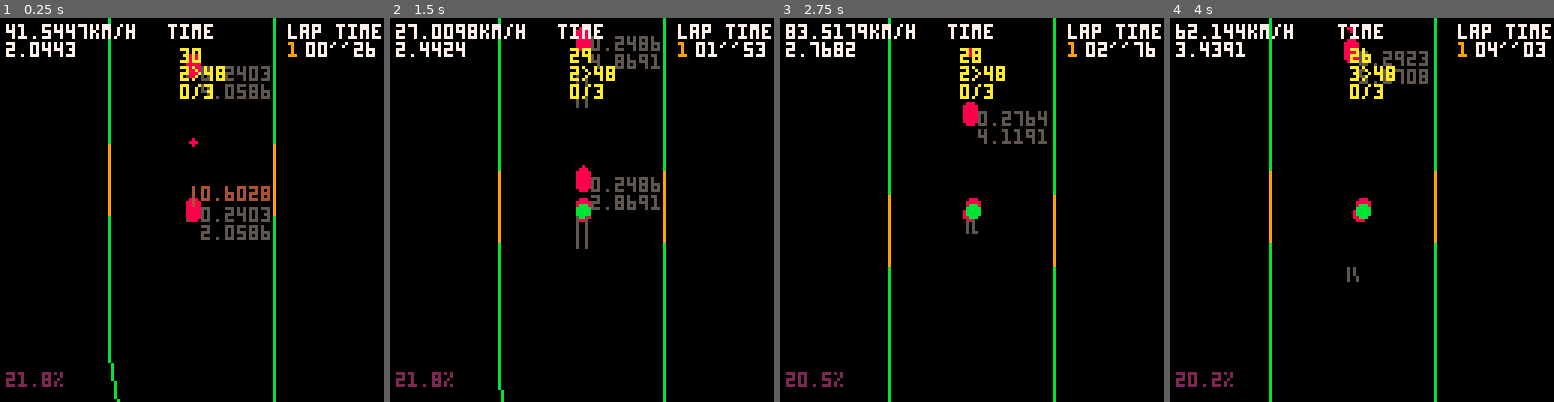
Above: before the commit, frames 1-4 (left to right).
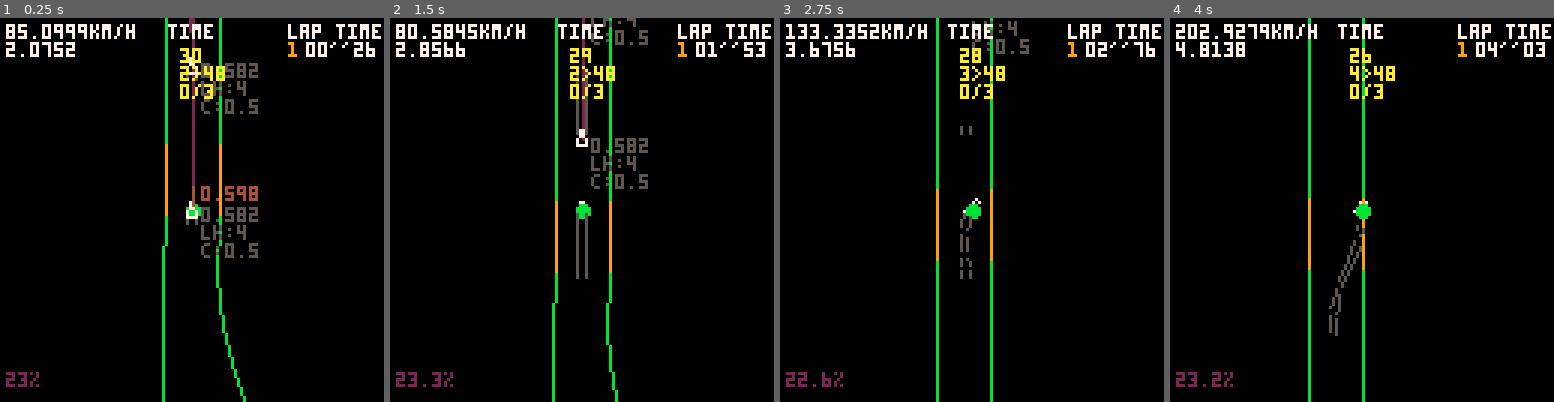
Above: after the commit, the same moments.

Repository: freds72/virtua-on
Game: PICO-8 cartridge carts/physics.p8
The game is run twice, just before and just after one commit, with the same random seed, the same clock (stepped at 60 frames per second) and the same inputs.
Inputs:
- Up to frame 1 (0.25 s): no input
- Up to frame 2 (1.5 s): tap X (X key) at 0.33, 1.07 s; tap O (Z key) at 0.7 s
- Up to frame 3 (2.75 s): hold Right 1.6-2.1 s; tap O (Z key) at 1.7, 2.1, 2.5 s; tap X (X key) at 1.85 s; hold Up 2.15-2.42 s; hold Right from 2.47 s (still down)
- Up to frame 4 (4 s): tap O (Z key) at 2.9, 3.3, 3.7 s; tap X (X key) at 2.97 s; release Right at 3.03 s; hold Left 3.08-3.58 s; hold Down 3.63-3.97 s

The runs differ from the first frame. In frame 1, 5.7% of the frame differs, in the area x 1-72%, y 0-100%; in frame 2, 6.1%; in frame 3, 5.2%; in frame 4, 4.9%.

Commit message:
improving npc navigation (wip)

Diff:
--- a/carts/physics.p8
+++ b/carts/physics.p8
@@ -3,131 +3,172 @@
 __lua__
 
 local track_data={
-	{-30.45,0,-48.38},{-21.31,0,-48.38},
-	{-30.45,0,-44.44},{-21.31,0,-44.44},
-	{-30.45,0,-40.5},{-21.31,0,-40.5},
-	{-30.45,0,-36.56},{-21.31,0,-36.56},
-	{-30.44,0,-32.6},{-21.31,0,-32.6},
-	{-30.44,0,-28.66},{-21.31,0,-28.66},
-	{-30.44,0,-24.72},{-21.31,0,-24.72},
-	{-30.44,0,-20.79},{-21.31,0,-20.79},
-	{-30.44,0,-16.85},{-21.31,0,-16.85},
-	{-29.88,0,-12.91},{-21.31,0,-12.91},
-	{-29.47,0,-8.97},{-21.31,0,-8.97},
-	{-29.08,0,-4.89},{-21.31,0,-4.89},
-	{-28.65,0,-0.77},{-21.31,0,-0.77},
-	{-26.95,0,3.36},{-21.31,0,3.36},
-	{-25.31,0,7.41},{-21.43,0,7.41},
-	{-25.31,0,11.16},{-21.43,0,11.16},
-	{-25.31,0,14.91},{-21.43,0,14.91},
-	{-25.31,0,18.66},{-21.43,0,18.66},
-	{-25.31,0,22.41},{-21.43,0,22.41},
-	{-25.31,0,26.16},{-21.43,0,26.16},
-	{-25.31,0,29.91},{-21.43,0,29.91},
-	{-25.31,0,33.66},{-21.43,0,33.66},
-	{-25.31,0,37.41},{-21.43,0,37.41},
-	{-25.31,0,41.16},{-21.43,0,41.16},
-	{-25.31,0,44.91},{-21.43,0,44.91},
-	{-25.18,0,48.66},{-21.45,0,48.66},
-	{-25.18,0,52.39},{-21.45,0,52.39},
-	{-25.18,0,56.16},{-21.45,0,56.16},
-	{-25.18,0,59.89},{-21.46,0,59.89},
-	{-24.95,0,63.9},{-21.31,0,63.35},
-	{-23.59,0,67.96},{-20.38,0,66.2},
-	{-21.25,0,71.07},{-18.65,0,68.46},
-	{-17.99,0,73.34},{-16.39,0,70.03},
-	{-14.34,0,74.54},{-13.58,0,70.94},
-	{-10.48,0,74.77},{-10.69,0,71.07},
-	{-6.91,0,74.31},{-7.54,0,70.64},
-	{-3.44,0,73.67},{-4.19,0,70.02},
-	{-0.26,0,73.02},{-0.98,0,69.36},
-	{3.07,0,72.33},{2.34,0,68.68},
-	{6.48,0,71.62},{5.73,0,67.98},
-	{9.71,0,70.96},{8.98,0,67.31},
-	{13.05,0,70.41},{12.33,0,66.61},
-	{16.41,0,69.72},{15.63,0,65.93},
-	{19.73,0,69.04},{18.95,0,65.25},
-	{23.03,0,68.36},{22.25,0,64.57},
-	{26.34,0,67.68},{25.58,0,63.88},
-	{29.66,0,66.96},{28.87,0,63.19},
-	{33.31,0,65.64},{31.48,0,62.29},
-	{36.48,0,62.98},{33.41,0,60.77},
-	{38.02,0,60.0},{34.25,0,59.13},
-	{38.61,0,57.84},{34.54,0,57.14},
-	{39.47,0,52.93},{35.4,0,52.24},
-	{40.05,0,49.58},{35.98,0,48.84},
-	{40.61,0,46.26},{36.55,0,45.51},
-	{41.19,0,42.93},{37.14,0,42.15},
-	{41.77,0,39.6},{37.72,0,38.83},
-	{42.36,0,36.27},{38.29,0,35.5},
-	{42.93,0,32.93},{38.88,0,32.14},
-	{43.52,0,29.61},{39.46,0,28.82},
-	{44.12,0,26.15},{40.04,0,25.58},
-	{44.12,0,22.22},{40.04,0,22.8},
-	{42.73,0,18.43},{39.05,0,20.3},
-	{41.07,0,15.45},{37.41,0,17.37},
-	{39.41,0,12.49},{35.76,0,14.42},
-	{37.76,0,9.54},{34.1,0,11.46},
-	{36.12,0,6.63},{32.43,0,8.48},
-	{34.43,0,3.62},{30.77,0,5.54},
-	{32.75,0,0.64},{29.1,0,2.57},
-	{31.11,0,-2.29},{27.45,0,-0.37},
-	{29.45,0,-5.25},{25.79,0,-3.33},
-	{27.81,0,-8.22},{24.14,0,-6.28},
-	{26.18,0,-11.14},{22.5,0,-9.28},
-	{25.22,0,-13.53},{21.12,0,-13.1},
-	{25.12,0,-16.02},{20.96,0,-16.02},
-	{25.3,0,-19.53},{21.5,0,-20.48},
-	{26.59,0,-22.1},{23.09,0,-24.02},
-	{28.17,0,-25.09},{24.67,0,-27.04},
-	{29.74,0,-28.07},{26.27,0,-30.04},
-	{31.33,0,-31.07},{27.82,0,-33.0},
-	{32.92,0,-34.05},{29.45,0,-36.02},
-	{34.6,0,-37.11},{30.77,0,-38.88},
-	{36.16,0,-39.72},{32.68,0,-42.22},
-	{38.02,0,-42.94},{34.27,0,-44.87},
-	{39.36,0,-46.46},{35.38,0,-47.56},
-	{39.55,0,-50.69},{35.5,0,-50.05},
-	{38.08,0,-54.57},{34.56,0,-52.43},
-	{35.64,0,-57.58},{32.66,0,-54.61},
-	{32.98,0,-59.96},{30.18,0,-56.75},
-	{30.16,0,-62.15},{27.65,0,-58.75},
-	{26.87,0,-64.0},{25.12,0,-60.25},
-	{22.63,0,-64.79},{22.69,0,-60.68},
-	{18.62,0,-64.02},{20.06,0,-60.11},
-	{15.12,0,-61.81},{17.93,0,-58.72},
-	{12.61,0,-59.02},{15.96,0,-56.39},
-	{10.62,0,-56.38},{13.91,0,-53.66},
-	{8.64,0,-53.97},{11.48,0,-50.92},
-	{6.45,0,-52.5},{8.02,0,-48.71},
-	{4.02,0,-52.02},{3.87,0,-47.88},
-	{1.37,0,-52.51},{-0.11,0,-48.67},
-	{-0.84,0,-53.84},{-3.67,0,-50.88},
-	{-2.26,0,-55.83},{-6.08,0,-54.28},
-	{-2.9,0,-58.55},{-7.09,0,-58.21},
-	{-3.03,0,-61.72},{-7.28,0,-61.71},
-	{-3.03,0,-64.97},{-7.28,0,-64.97},
-	{-3.03,0,-68.35},{-7.28,0,-68.35},
-	{-3.03,0,-71.74},{-7.28,0,-71.74},
-	{-3.03,0,-75.13},{-7.28,0,-75.13},
-	{-3.02,0,-78.71},{-7.25,0,-78.42},
-	{-3.51,0,-82.71},{-7.38,0,-80.92},
-	{-4.85,0,-86.25},{-8.04,0,-83.28},
-	{-7.49,0,-89.25},{-9.56,0,-85.52},
-	{-11.03,0,-91.12},{-11.88,0,-87.0},
-	{-15.13,0,-91.52},{-14.71,0,-87.44},
-	{-19.27,0,-90.16},{-17.58,0,-86.45},
-	{-22.66,0,-87.28},{-19.79,0,-84.29},
-	{-24.66,0,-83.67},{-20.86,0,-81.68},
-	{-25.39,0,-80.41},{-21.2,0,-79.54},
-	{-25.54,0,-76.71},{-21.27,0,-76.46},
-	{-25.54,0,-73.29},{-21.29,0,-73.3},
-	{-25.53,0,-69.86},{-21.29,0,-69.86},
-	{-26.64,0,-66.45},{-21.27,0,-66.46},
-	{-27.59,0,-63.09},{-21.28,0,-63.09},
-	{-27.59,0,-59.8},{-21.3,0,-59.8},
-	{-28.13,0,-56.42},{-21.3,0,-56.31},
-	{-29.82,0,-52.25},{-21.31,0,-52.25}}
+	{-26.65,0,-0.19},{-23.34,0,-0.19},
+	{-26.72,0,2.8},{-23.61,0,2.8},
+	{-26.6,0,6.06},{-23.6,0,6.06},
+	{-26.6,0,10.06},{-23.6,0,10.06},
+	{-26.6,0,14.06},{-23.6,0,14.06},
+	{-26.6,0,18.06},{-23.6,0,18.06},
+	{-26.6,0,22.06},{-23.6,0,22.06},
+	{-26.6,0,26.06},{-23.6,0,26.06},
+	{-26.6,0,30.06},{-23.6,0,30.06},
+	{-26.6,0,34.06},{-23.6,0,34.06},
+	{-26.6,0,38.06},{-23.6,0,38.06},
+	{-26.6,0,42.06},{-23.6,0,42.06},
+	{-26.6,0,46.06},{-23.6,0,46.06},
+	{-26.6,0,50.06},{-23.6,0,50.06},
+	{-26.6,0,54.06},{-23.6,0,54.06},
+	{-26.6,0,58.06},{-23.6,0,58.06},
+	{-26.6,0,62.06},{-23.6,0,62.06},
+	{-26.61,0,65.3},{-23.61,0,65.3},
+	{-26.7,0,68.29},{-23.45,0,68.25},
+	{-26.66,0,70.82},{-23.43,0,70.58},
+	{-26.46,0,73.25},{-23.29,0,72.61},
+	{-25.94,0,75.75},{-22.9,0,74.64},
+	{-25.3,0,77.44},{-22.43,0,75.99},
+	{-24.38,0,79.12},{-21.74,0,77.29},
+	{-23.21,0,80.66},{-20.86,0,78.47},
+	{-21.82,0,81.96},{-19.81,0,79.45},
+	{-20.26,0,83.0},{-18.63,0,80.23},
+	{-18.57,0,83.78},{-17.36,0,80.8},
+	{-16.82,0,84.32},{-16.06,0,81.19},
+	{-14.18,0,84.67},{-14.07,0,81.45},
+	{-11.46,0,84.58},{-11.78,0,81.36},
+	{-8.53,0,84.14},{-8.89,0,81.16},
+	{-5.75,0,83.58},{-6.59,0,80.72},
+	{-3.02,0,82.64},{-4.38,0,80.0},
+	{-0.52,0,81.25},{-2.27,0,78.84},
+	{0.94,0,80.12},{-1.0,0,77.84},
+	{2.83,0,78.2},{0.65,0,76.16},
+	{4.52,0,76.16},{2.14,0,74.34},
+	{5.98,0,74.12},{3.57,0,72.34},
+	{7.29,0,72.02},{4.49,0,70.4},
+	{8.37,0,69.79},{5.46,0,68.44},
+	{9.15,0,68.52},{6.57,0,66.68},
+	{10.2,0,67.46},{8.23,0,64.99},
+	{11.43,0,66.69},{10.19,0,63.77},
+	{12.74,0,66.22},{12.04,0,63.09},
+	{14.44,0,65.7},{13.55,0,62.63},
+	{16.33,0,64.83},{14.79,0,62.05},
+	{18.07,0,63.47},{15.9,0,61.14},
+	{19.52,0,61.68},{16.85,0,59.95},
+	{20.5,0,59.82},{17.5,0,58.67},
+	{21.0,0,58.18},{17.84,0,57.51},
+	{21.27,0,55.93},{18.03,0,55.81},
+	{21.28,0,53.46},{18.03,0,53.46},
+	{21.41,0,50.88},{17.91,0,50.88},
+	{21.41,0,47.88},{17.91,0,47.88},
+	{21.41,0,44.88},{17.91,0,44.88},
+	{21.41,0,41.88},{17.91,0,41.88},
+	{21.41,0,38.88},{17.91,0,38.88},
+	{21.41,0,35.88},{17.91,0,35.88},
+	{21.41,0,31.88},{17.91,0,31.88},
+	{21.41,0,28.88},{17.91,0,28.88},
+	{21.41,0,25.88},{17.91,0,25.88},
+	{21.41,0,22.88},{17.91,0,22.88},
+	{21.41,0,19.88},{17.91,0,19.88},
+	{21.41,0,16.88},{17.91,0,16.88},
+	{21.41,0,13.88},{17.91,0,13.88},
+	{21.29,0,10.88},{18.04,0,10.88},
+	{21.29,0,7.9},{18.04,0,7.89},
+	{21.31,0,5.14},{18.07,0,4.98},
+	{21.5,0,2.74},{18.33,0,2.16},
+	{21.86,0,1.36},{18.83,0,0.31},
+	{22.5,0,0.11},{19.72,0,-1.48},
+	{23.42,0,-1.02},{20.98,0,-3.15},
+	{24.49,0,-2.07},{22.41,0,-4.61},
+	{26.48,0,-3.58},{24.78,0,-6.41},
+	{28.97,0,-5.06},{27.36,0,-7.92},
+	{31.58,0,-6.54},{29.95,0,-9.37},
+	{34.12,0,-8.1},{32.29,0,-10.77},
+	{36.52,0,-10.0},{34.31,0,-12.34},
+	{38.66,0,-12.54},{36.02,0,-14.33},
+	{39.86,0,-14.59},{36.95,0,-15.86},
+	{40.69,0,-16.77},{37.58,0,-17.5},
+	{41.06,0,-19.0},{37.71,0,-19.22},
+	{41.07,0,-21.31},{37.39,0,-20.96},
+	{40.79,0,-23.61},{36.78,0,-22.71},
+	{40.0,0,-26.69},{35.53,0,-25.27},
+	{35.74,0,-28.48},{34.2,0,-27.98},
+	{34.49,0,-31.23},{33.01,0,-30.77},
+	{33.43,0,-34.04},{32.01,0,-33.59},
+	{33.1,0,-35.52},{31.55,0,-35.03},
+	{32.64,0,-36.96},{31.09,0,-36.48},
+	{31.73,0,-39.84},{30.18,0,-39.38},
+	{30.88,0,-42.86},{29.29,0,-42.55},
+	{30.28,0,-46.05},{28.67,0,-45.93},
+	{30.0,0,-49.18},{28.38,0,-49.16},
+	{29.93,0,-52.18},{28.3,0,-52.16},
+	{29.91,0,-54.43},{28.29,0,-54.36},
+	{29.69,0,-56.55},{28.05,0,-56.07},
+	{29.23,0,-57.98},{27.62,0,-57.12},
+	{28.09,0,-59.52},{26.86,0,-58.14},
+	{27.03,0,-60.34},{25.99,0,-58.89},
+	{25.41,0,-61.06},{24.81,0,-59.5},
+	{23.04,0,-61.56},{22.93,0,-59.94},
+	{20.72,0,-61.64},{20.72,0,-59.98},
+	{17.72,0,-61.65},{17.72,0,-60.04},
+	{14.72,0,-64.39},{14.72,0,-60.3},
+	{11.72,0,-64.39},{11.72,0,-60.77},
+	{8.78,0,-64.38},{8.83,0,-61.24},
+	{7.12,0,-64.29},{7.47,0,-61.36},
+	{5.58,0,-63.9},{6.48,0,-61.27},
+	{4.08,0,-63.09},{5.58,0,-60.97},
+	{2.84,0,-61.9},{4.75,0,-60.41},
+	{1.98,0,-60.35},{3.96,0,-59.48},
+	{1.04,0,-57.59},{2.87,0,-57.03},
+	{0.18,0,-54.94},{1.95,0,-54.21},
+	{-0.5,0,-53.62},{1.15,0,-52.44},
+	{-1.55,0,-52.49},{-0.17,0,-50.86},
+	{-2.93,0,-51.63},{-2.04,0,-49.59},
+	{-4.54,0,-51.19},{-4.3,0,-48.91},
+	{-6.25,0,-51.24},{-6.71,0,-49.0},
+	{-7.86,0,-51.81},{-9.01,0,-49.82},
+	{-9.07,0,-53.27},{-11.82,0,-51.86},
+	{-9.37,0,-54.46},{-12.94,0,-52.95},
+	{-11.34,0,-56.76},{-14.13,0,-56.02},
+	{-12.93,0,-59.43},{-14.82,0,-58.94},
+	{-13.75,0,-62.33},{-15.56,0,-61.88},
+	{-14.47,0,-65.24},{-16.28,0,-64.79},
+	{-15.2,0,-68.16},{-17.0,0,-67.68},
+	{-16.04,0,-71.04},{-17.77,0,-70.36},
+	{-16.91,0,-72.77},{-18.46,0,-71.79},
+	{-18.12,0,-74.33},{-19.42,0,-72.9},
+	{-19.7,0,-75.68},{-20.68,0,-73.73},
+	{-21.7,0,-76.61},{-22.14,0,-74.16},
+	{-23.92,0,-76.94},{-23.66,0,-74.19},
+	{-26.05,0,-76.64},{-25.09,0,-73.93},
+	{-27.96,0,-75.72},{-26.44,0,-73.37},
+	{-29.6,0,-74.31},{-27.71,0,-72.43},
+	{-30.95,0,-72.7},{-28.94,0,-71.07},
+	{-32.6,0,-70.13},{-30.74,0,-68.7},
+	{-34.01,0,-67.31},{-32.25,0,-66.35},
+	{-34.96,0,-64.32},{-33.14,0,-63.96},
+	{-35.21,0,-61.31},{-33.36,0,-61.46},
+	{-34.8,0,-58.32},{-32.98,0,-58.78},
+	{-34.05,0,-55.39},{-32.23,0,-55.89},
+	{-33.6,0,-53.5},{-31.72,0,-54.06},
+	{-32.94,0,-51.84},{-31.16,0,-52.66},
+	{-31.99,0,-50.25},{-30.35,0,-51.34},
+	{-30.75,0,-48.74},{-29.25,0,-49.77},
+	{-28.84,0,-46.39},{-27.52,0,-47.32},
+	{-27.12,0,-43.93},{-25.79,0,-44.88},
+	{-25.39,0,-41.48},{-24.06,0,-42.42},
+	{-23.89,0,-39.05},{-22.47,0,-39.82},
+	{-23.15,0,-37.42},{-21.64,0,-38.0},
+	{-22.6,0,-35.78},{-21.03,0,-36.18},
+	{-22.27,0,-34.13},{-20.66,0,-34.34},
+	{-22.18,0,-32.41},{-20.56,0,-32.47},
+	{-22.16,0,-29.51},{-20.54,0,-29.52},
+	{-22.14,0,-26.51},{-20.52,0,-26.52},
+	{-22.12,0,-23.51},{-20.5,0,-23.52},
+	{-22.14,0,-20.51},{-20.48,0,-20.52},
+	{-22.34,0,-17.51},{-20.43,0,-17.52},
+	{-22.47,0,-14.19},{-20.32,0,-14.19},
+	{-22.68,0,-11.19},{-20.45,0,-11.19},
+	{-23.25,0,-8.19},{-20.97,0,-8.19},
+	{-26.61,0,-5.19},{-21.77,0,-5.19},
+	{-26.61,0,-2.19},{-22.79,0,-2.19}}
 
 -->8
 -- game
@@ -421,10 +462,10 @@
 			d=get_d(pos)
 			track_u=checkpoint+(d%1)
 
+			local ll,rr=v_lerp(l0,l1,d),v_lerp(r0,r1,d)
+			local v=make_v(ll,rr)
+			track_v=v_dot(v,make_v(ll,pos))/v_dot(v,v)
 			if correct then
-				local ll,rr=v_lerp(l0,l1,d),v_lerp(r0,r1,d)
-				local v=make_v(ll,rr)
-				track_v=v_dot(v,make_v(ll,pos))/v_dot(v,v)
 				-- invalid position & discontinuity
 				if (track_v<0 or track_v>1) and abs(segment-checkpoint)>1 then
 					-- back to 'safe' place
@@ -567,11 +608,11 @@
 		if(btn(1)) da=-1
 
 		-- accelerate
-		if btn(2) then
+		if btn(4) then
 			rpm=rpm+0.1
 		end
 
-		rpm=self:steer(da/8,rpm)
+		rpm=self:steer(da/8,rpm,btn(5))
 	end
 	local _update=body.update
 	body.update=function(self)
@@ -591,20 +632,20 @@
 
 	local body_draw,body_update=body.draw,body.update
 	body.draw=function(self)
-		local lookahead=rpm/0.6
-
-		local n1,l1,r1=track:get_next(flr(1*lookahead))
-		local n2,l2,r2=track:get_next(flr(1*lookahead)+1)
+		local lookahead=flr(3*rpm/0.5)+1
+
+		local n1,l1,r1=track:get_next(lookahead)
+		local n2,l2,r2=track:get_next(lookahead+1)
 		local len1,len2=v_len(make_v(l1,l2)),v_len(make_v(r1,r2))
 		local tgt=v_lerp(l2,r2,mid(0.5*len1/len2,0.2,0.8))
 
-		local x,y=cam:project(tgt)
-		circfill(x,y,1,8)
-
-		local len1,len2=v_len(make_v(l1,l2)),v_len(make_v(r1,r2))
+		local curve=v_dot(m_fwd(self.m),v_normz(make_v(self.pos,tgt)))
 
 		local x,y=cam:project(self.pos)
-		print(rpm.."\n"..track:get_u(),x+3,y,5)
+		local x1,y1=cam:project(tgt)
+		line(x,y,x1,y1,2)
+
+		print(rpm.."\nlk:"..lookahead.."\nc:"..track:get_v(),x+3,y,5)
 
 		body_draw(self)
 	end
@@ -634,16 +675,18 @@
 		-- lookahead
 		-- curve: slow down
 		-- 5 ok
-		local lookahead=flr(2*rpm/0.6)+1
+		local lookahead=flr(3*rpm/0.5)+1
 
 		local n1,l1,r1=track:get_next(lookahead)
 		local n2,l2,r2=track:get_next(lookahead+1)
 		local len1,len2=v_len(make_v(l1,l2)),v_len(make_v(r1,r2))
 		-- find track target point based on curvature
 		local tgt=v_lerp(l2,r2,mid(0.5*len1/len2,0.2,0.8))
-		local curve=v_dot(fwd,v_normz(make_v(self.pos,v_lerp(l2,r2,mid(0.5*len1/len2,0.2,0.8)))))
+		local curve=v_dot(fwd,v_normz(make_v(self.pos,tgt)))
+		local brake
 		if curve<0.95 then
-			rpm=max(0.1,rpm-0.01)
+			brake=true
+			rpm=max(0.1,rpm-0.1)
 		else
 			-- accelerate
 			rpm+=0.05
@@ -691,11 +734,11 @@
 		-- shortest angle
 		if(target_angle<0.5) target_angle=1-target_angle
 		target_angle=0.75-target_angle
-		rpm=self:steer(4*target_angle,rpm)
+		rpm=self:steer(4*target_angle,rpm,brake)
 	end
 	body.update=function(self)
 		body_update(self)
-		rpm*=0.86
+		rpm*=0.97
 	end
 	return body
 end
@@ -705,7 +748,7 @@
 	local forces,torque={0,0,0},0
 
 	local is_braking=false
-	local max_rpm=0.55
+	local max_rpm=0.6
 	local steering_angle=0
 	local sliding_t=0
 
@@ -737,17 +780,19 @@
 		end,
 		get_velocity=function() return velocity end,
 		draw=function(self)
-			color(is_braking==false and 7 or 8)
+			color(is_braking==true and 8 or 7)
 			local x0,y0=cam:project(self:apply(v[#v]))
 			for i=1,#v do
 				local x1,y1=cam:project(self:apply(v[i]))
 				line(x0,y0,x1,y1)
 				x0,y0=x1,y1
 			end
+			--[[
 			for _,offset in pairs(contact_offsets) do
 				local x0,y0=cam:project(self:apply({0,0,offset}))
 				circfill(x0,y0,2,8)
 			end
+			]]
 		end,
 		apply_force_and_torque=function(self,f,t)
 			-- add(debug_vectors,{f=f,p=p,c=11,scale=t})
@@ -817,8 +862,8 @@
 		get_speed=function(self)
 			return 300*3.6*(v_dot(velocity,velocity)^0.5)
 		end,
-		steer=function(self,steering_dt,rpm)
-			is_braking=rpm<0
+		steer=function(self,steering_dt,rpm,brake)
+			is_braking=brake==true
 			steering_angle+=mid(steering_dt,-0.2,0.2)
 
 			-- longitudinal slip ratio
@@ -835,10 +880,16 @@
 			local fwd=m_fwd(self.m)
 			local effective_rps=30*v_dot(fwd,velocity)/0.2638
 			local rps=30*rpm*2
+			--[[
+			-- ???
 			if rps>10 then
 				rpm*=lerp(0.9,1,effective_rps/rps)
 			end
-
+			]]
+
+			if is_braking then
+				fwd=v_add(fwd,fwd,-0.9*v_dot(fwd,fwd))
+			end
 			v_scale(fwd,rpm*sr)
 
 			self:apply_force_and_torque(fwd,-steering_angle*lerp(0,0.25,rpm/max_rpm))
